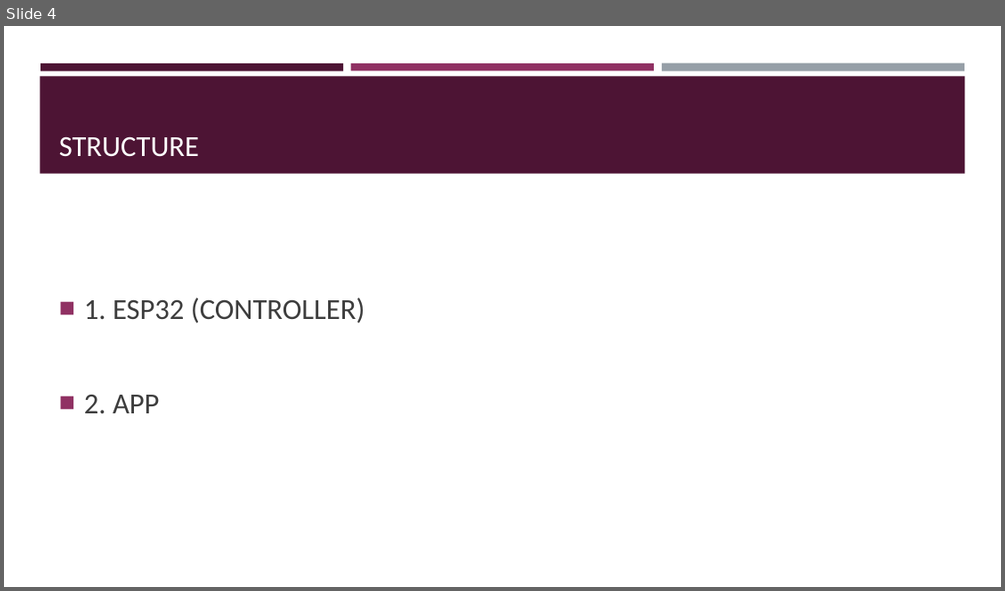
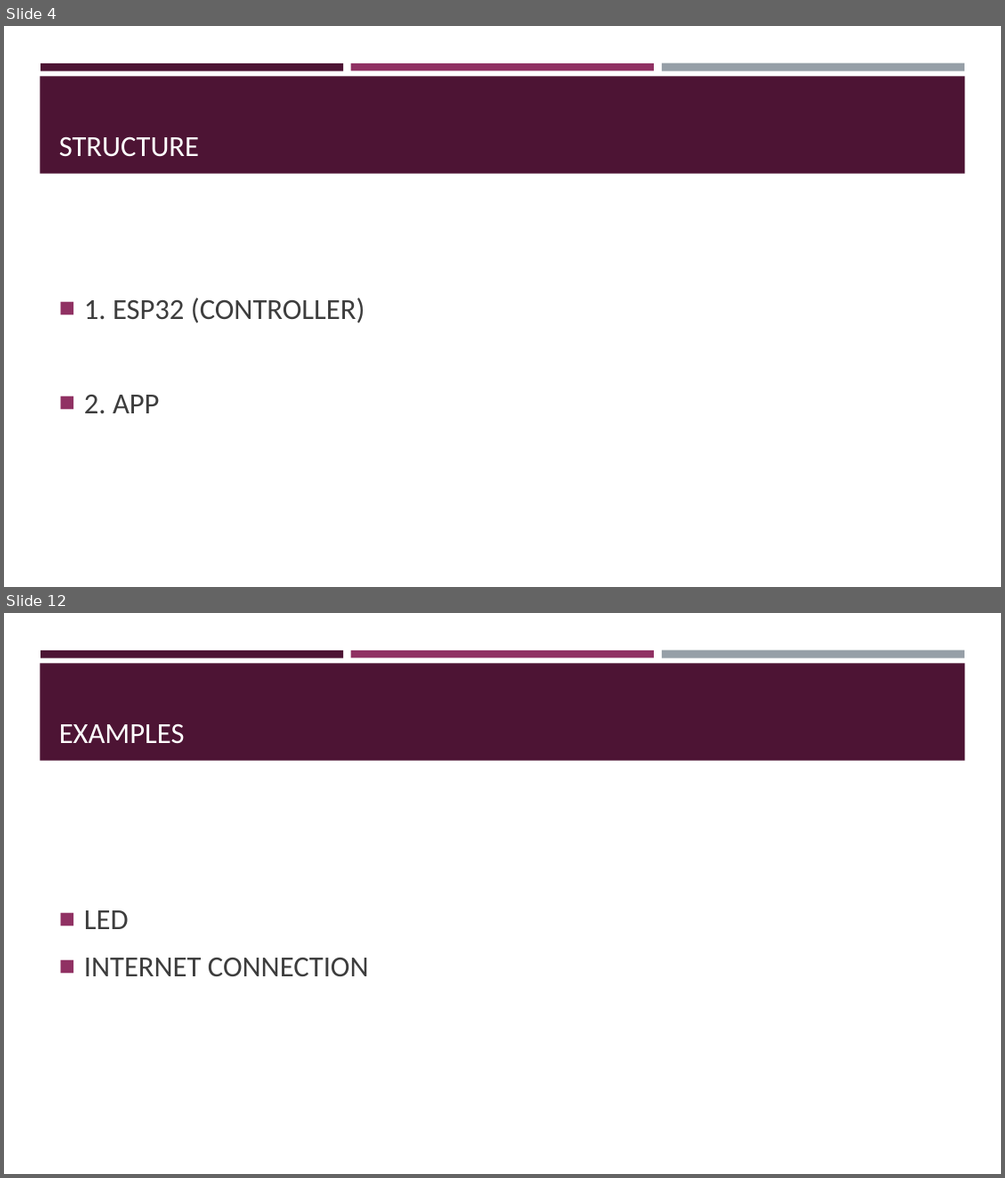
Before and after one commit to Ghost0396/iot, a slide deck: project/project.pptm. Shown one above the other, each under a label of ours: slide 4 before the commit, slides 4 and 12 after it; the slides between them are not shown. The pictures are 1005x591 and 1005x1178 pixels, drawn with LibreOffice and Linux fonts; fonts in the diff are those of the drawing. Boxes give left, top, right and bottom in pixels: in the first picture for what was removed or moved away, otherwise in the second. Text is boxed around its words. In the diff, an @@ line names an element or a change of style, - is before the commit and + after.

Commit message:
examples added

```diff
--- a/project/project.pptm
+++ b/project/project.pptm
@@ slide 12 added at bbox=[4, 613, 1001, 1174], background #FFFFFF; not listed: 4 template elements that a slide beside it also shows @@
@@ title added at bbox=[59, 723, 185, 744], 28 pt, text #FFFFFF @@
+EXAMPLES
@@ text added at bbox=[84, 910, 369, 976], 28 pt, text #3D3D3D @@
+■ LED
+■ INTERNET CONNECTION
```
Also in this commit, not shown: 11 other slides added, 6 other files.
